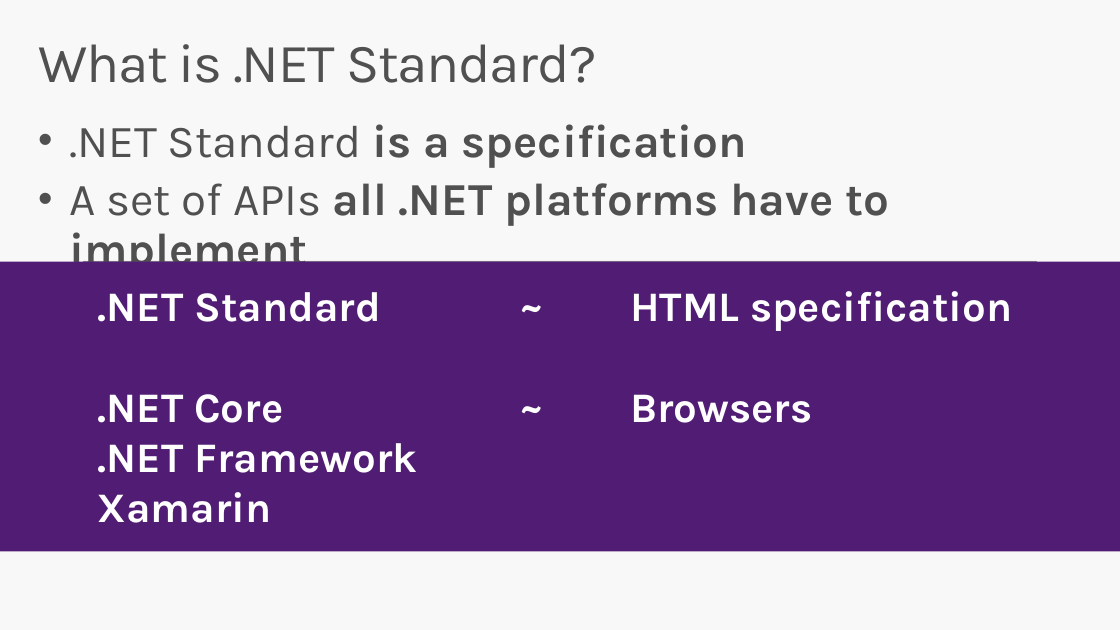
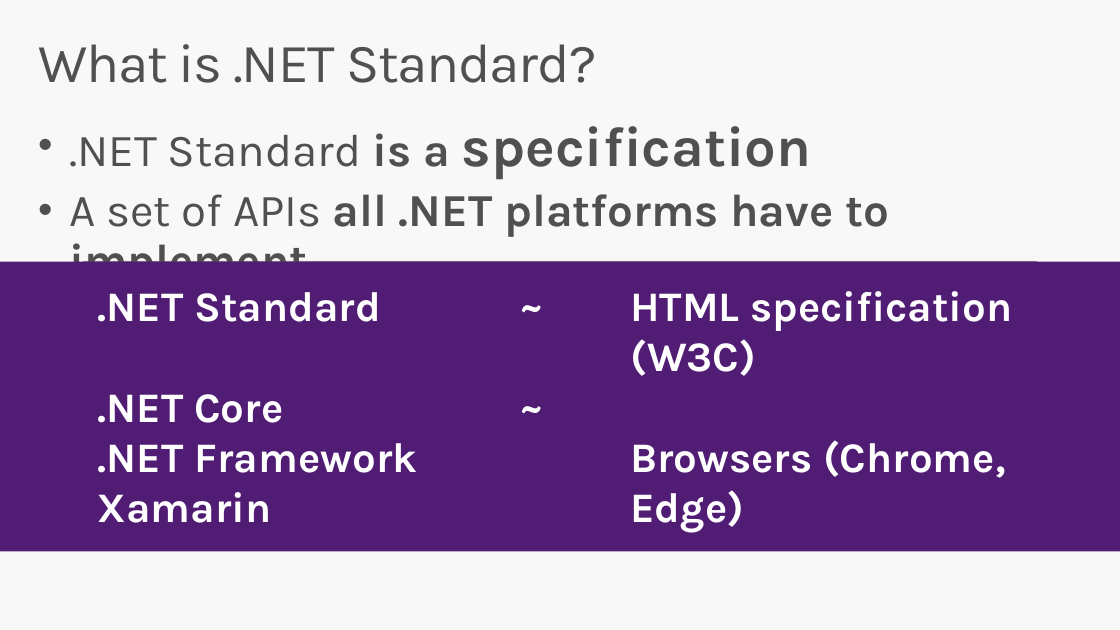
Before and after one commit to DotNetConfTh/dotnetconfth.github.io, a slide deck: slide 5 of dotnetconf/Technical/Decks/Aaron_NetStandard/Build Great Libraries using .NET Standard-Aaron.pptx (slide 4 before the commit). Drawn at 1120x630 pixels with LibreOffice and Linux fonts; fonts in the diff are those of the drawing; grey boxes stand for pictures. Boxes give left, top, right and bottom in pixels: in the first picture for what was removed or moved away, otherwise in the second. Text is boxed around its words. In the diff, an @@ line names an element or a change of style, - is before the commit and + after.

```diff
--- a/dotnetconf/Technical/Decks/Aaron_NetStandard/Build Great Libraries using .NET Standard-Aaron.pptx
+++ b/dotnetconf/Technical/Decks/Aaron_NetStandard/Build Great Libraries using .NET Standard-Aaron.pptx
@@ text at (69, 126, 812, 179): size 39.2 to 48 pt in "specification" @@
@@ text at (630, 291, 1012, 533): text changed @@
-HTML specification
-Browsers
+HTML specification (W3C)
+Browsers (Chrome, Edge)
```
Also in this commit, not shown: 7 other slides changed, 14 slides added, 12 slides removed.
